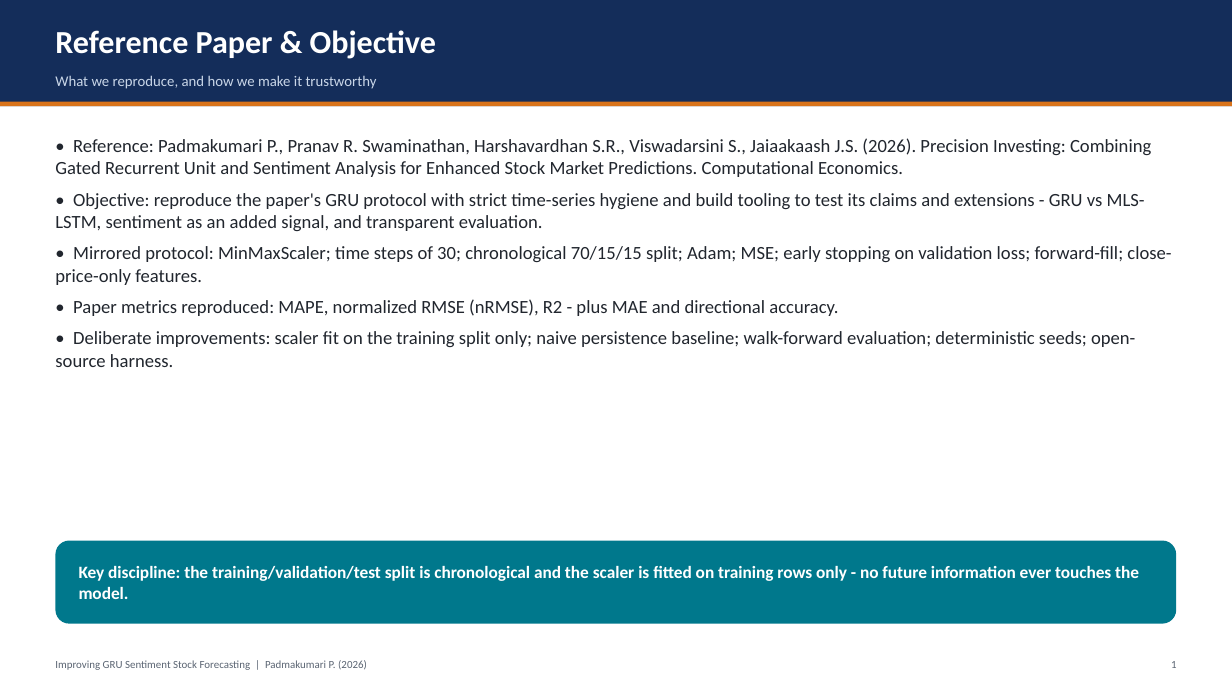
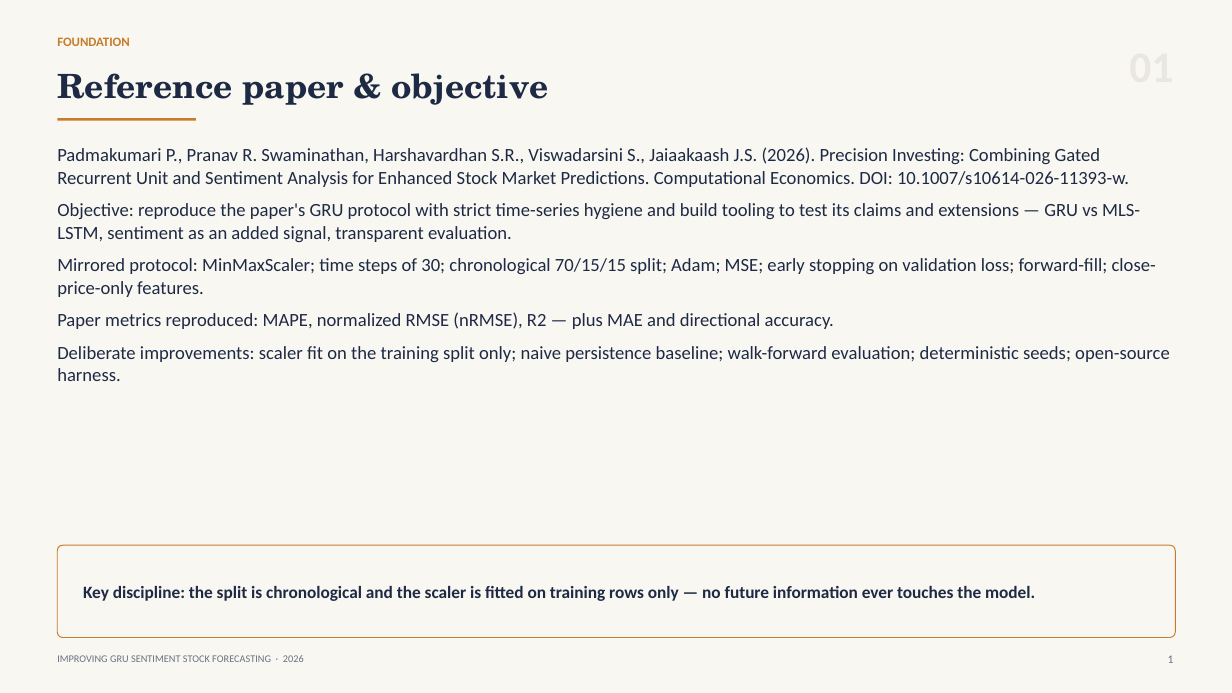
Before and after one commit to hudaifahwins/improving-gru-sentiment-stock-forecasting-padmakumari-maam, a slide deck: slide 2 of PROJECT_PRESENTATION.pptx. Drawn at 1232x693 pixels with LibreOffice and Linux fonts; fonts in the diff are those of the drawing. Boxes give left, top, right and bottom in pixels: in the first picture for what was removed or moved away, otherwise in the second. Text is boxed around its words. In the diff, an @@ line names an element or a change of style, - is before the commit and + after.

Commit message:
design: editorial deck redesign - paper background, serif headline, monochrome figures, hairline tables

```diff
--- a/PROJECT_PRESENTATION.pptx
+++ b/PROJECT_PRESENTATION.pptx
@@ rectangle resized from (x1=0, y1=0, x2=1232, y2=106) to (x1=0, y1=0, x2=1232, y2=693) @@
@@ rectangle at (x1=0, y1=0, x2=1232, y2=693): fill #142D5A to #F8F7F2 @@
@@ text added at (x1=57, y1=37, x2=130, y2=46), 10 pt, text #C87B28, bold @@
+FOUNDATION
@@ text removed at (x1=55, y1=75, x2=377, y2=89) @@
-What we reproduce, and how we make it trustworthy
@@ text at (x1=57, y1=73, x2=548, y2=105): text changed; size 25 to 26 pt; font Calibri to TeX Gyre Schola; text colour #FFFFFF to #1E2A44 @@
-Reference Paper & Objective
+Reference paper & objective
@@ text "Reference paper & objective" at (x1=57, y1=73, x2=548, y2=105): vertical alignment middle to top @@
@@ rectangle removed at (x1=0, y1=102, x2=1232, y2=106) @@
@@ rectangle added at (x1=57, y1=118, x2=196, y2=121), fill #C87B28 @@
@@ text at (x1=57, y1=147, x2=1170, y2=381): text changed; text colour #21262E to #1E2A44 @@
-• Reference: Padmakumari P., Pranav R. Swaminathan, Harshavardhan S.R., Viswadarsini S., Jaiaakaash J.S. (2026). Precision Investing: Combining Gated Recurrent Unit and Sentiment Analysis for Enhanced Stock Market Predictions. Computational Economics.
-• Objective: reproduce the paper's GRU protocol with strict time-series hygiene and build tooling to test its claims and extensions - GRU vs MLS-LSTM, sentiment as an added signal, and transparent evaluation.
-• Mirrored protocol: MinMaxScaler; time steps of 30; chronological 70/15/15 split; Adam; MSE; early stopping on validation loss; forward-fill; close-price-only features.
-• Paper metrics reproduced: MAPE, normalized RMSE (nRMSE), R2 - plus MAE and directional accuracy.
-• Deliberate improvements: scaler fit on the training split only; naive persistence baseline; walk-forward evaluation; deterministic seeds; open-source harness.
+Padmakumari P., Pranav R. Swaminathan, Harshavardhan S.R., Viswadarsini S., Jaiaakaash J.S. (2026). Precision Investing: Combining Gated Recurrent Unit and Sentiment Analysis for Enhanced Stock Market Predictions. Computational Economics. DOI: 10.1007/s10614-026-11393-w.
+Objective: reproduce the paper's GRU protocol with strict time-series hygiene and build tooling to test its claims and extensions — GRU vs MLS-LSTM, sentiment as an added signal, transparent evaluation.
+Mirrored protocol: MinMaxScaler; time steps of 30; chronological 70/15/15 split; Adam; MSE; early stopping on validation loss; forward-fill; close-price-only features.
+Paper metrics reproduced: MAPE, normalized RMSE (nRMSE), R2 — plus MAE and directional accuracy.
+Deliberate improvements: scaler fit on the training split only; naive persistence baseline; walk-forward evaluation; deterministic seeds; open-source harness.
@@ rounded rectangle resized from (x1=55, y1=541, x2=1177, y2=624) to (x1=57, y1=545, x2=1176, y2=638) @@
@@ rounded rectangle at (x1=57, y1=545, x2=1176, y2=638): fill #00788C to #F8F7F2; outline none to #C87B28 0.75 pt; proportions changed @@
@@ text at (x1=83, y1=586, x2=1035, y2=601): text changed; text colour #FFFFFF to #1E2A44 @@
-Key discipline: the training/validation/test split is chronological and the scaler is fitted on training rows only - no future information ever touches the model.
+Key discipline: the split is chronological and the scaler is fitted on training rows only — no future information ever touches the model.
@@ text at (x1=57, y1=655, x2=304, y2=662): text changed; size 8.5 to 8 pt; text colour #5A6472 to #6A7280 @@
-Improving GRU Sentiment Stock Forecasting | Padmakumari P. (2026)
+IMPROVING GRU SENTIMENT STOCK FORECASTING · 2026
@@ text "1" at (x1=1168, y1=656, x2=1174, y2=663): size 8.5 to 9 pt, text colour #5A6472 to #6A7280; less space between paragraphs @@
```
Also in this commit, not shown: 11 other slides changed.
